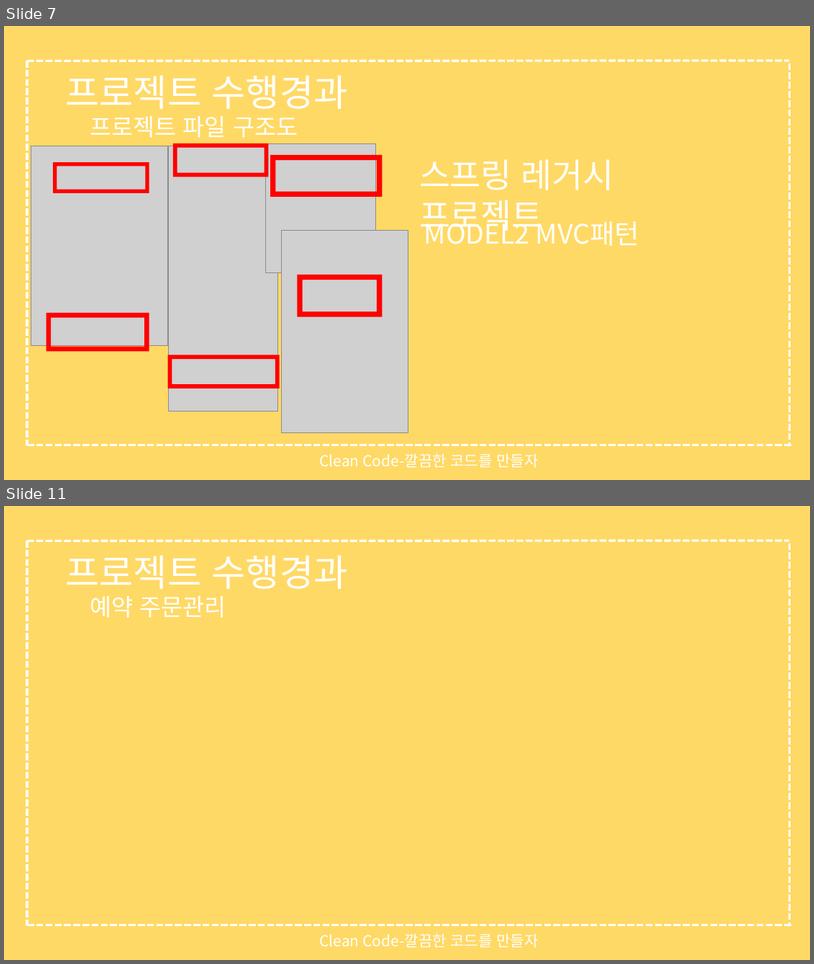
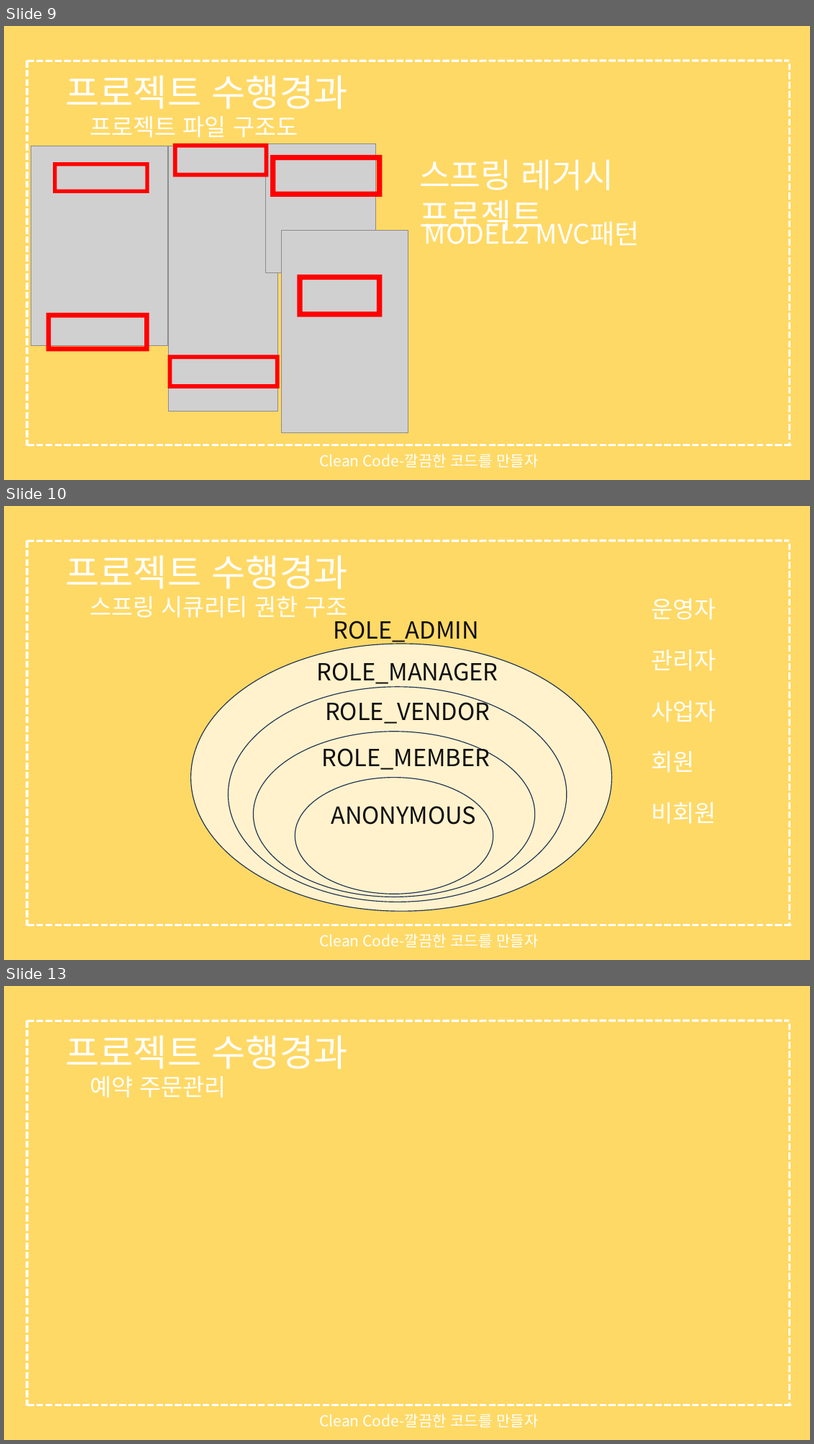
Before and after one commit to Gyu-wonOh/work, a slide deck: 프로젝트/종합예약 웹페이지 서비스.pptx. Shown one above the other, each under a label of ours: slides 7 and 11 before the commit, slides 9, 10 and 13 after it; the slides between them are not shown. The pictures are 814x964 and 814x1444 pixels, drawn with LibreOffice and Linux fonts; fonts in the diff are those of the drawing; grey boxes stand for pictures. Boxes give left, top, right and bottom in pixels: in the first picture for what was removed or moved away, otherwise in the second. Text is boxed around its words. In the diff, an @@ line names an element or a change of style, - is before the commit and + after.

```diff
--- a/프로젝트/종합예약 웹페이지 서비스.pptx
+++ b/프로젝트/종합예약 웹페이지 서비스.pptx
@@ slide 10 added at (x1=4, y1=506, x2=810, y2=960), background #FFD966 @@
@@ line added from (27, 541) to (790, 541), #FFFFFF 2.75 pt dashed @@
@@ line added from (27, 541) to (27, 924), #FFFFFF 2.75 pt dashed @@
@@ line added from (790, 543) to (790, 924), #FFFFFF 2.75 pt dashed @@
@@ title added at (x1=65, y1=555, x2=348, y2=589), 44 pt, text #FFFFFF @@
+프로젝트 수행경과
@@ text added at (x1=90, y1=596, x2=347, y2=618), 28 pt, text #FFFFFF @@
+스프링 시큐리티 권한 구조
@@ text added at (x1=651, y1=598, x2=716, y2=824), 28 pt, text #FFFFFF @@
+운영자
+관리자
+사업자
+회원
+비회원
@@ text added at (x1=334, y1=620, x2=479, y2=645), 28 pt, text #0D0D0D @@
+ROLE_ADMIN
@@ ellipse added at (x1=191, y1=644, x2=612, y2=911), fill #FFF2CC, outline #1E3256 1 pt @@
@@ text added at (x1=317, y1=656, x2=499, y2=687), 28 pt, text #0D0D0D @@
+ROLE_MANAGER
@@ ellipse added at (x1=229, y1=687, x2=567, y2=901), fill #FFF2CC, outline #1E3256 1 pt @@
@@ text added at (x1=325, y1=695, x2=490, y2=723), 28 pt, text #0D0D0D @@
+ROLE_VENDOR
@@ ellipse added at (x1=253, y1=731, x2=535, y2=896), fill #FFF2CC, outline #1E3256 1 pt @@
@@ text added at (x1=322, y1=742, x2=491, y2=770), 28 pt, text #0D0D0D @@
+ROLE_MEMBER
@@ ellipse added at (x1=295, y1=777, x2=494, y2=893), fill #FFF2CC, outline #1E3256 1 pt @@
@@ text added at (x1=331, y1=800, x2=476, y2=824), 28 pt, text #0D0D0D @@
+ANONYMOUS
@@ line added from (27, 924) to (793, 924), #FFFFFF 2.75 pt dashed @@
@@ text added at (x1=319, y1=933, x2=538, y2=947), 18 pt, text #FFFFFF @@
+Clean Code-깔끔한 코드를 만들자
@@ what was slide 7 is now slide 9 @@
@@ what was slide 11 is now slide 13 @@
```
Also in this commit, not shown: 5 slides changed, 1 other slide added.
